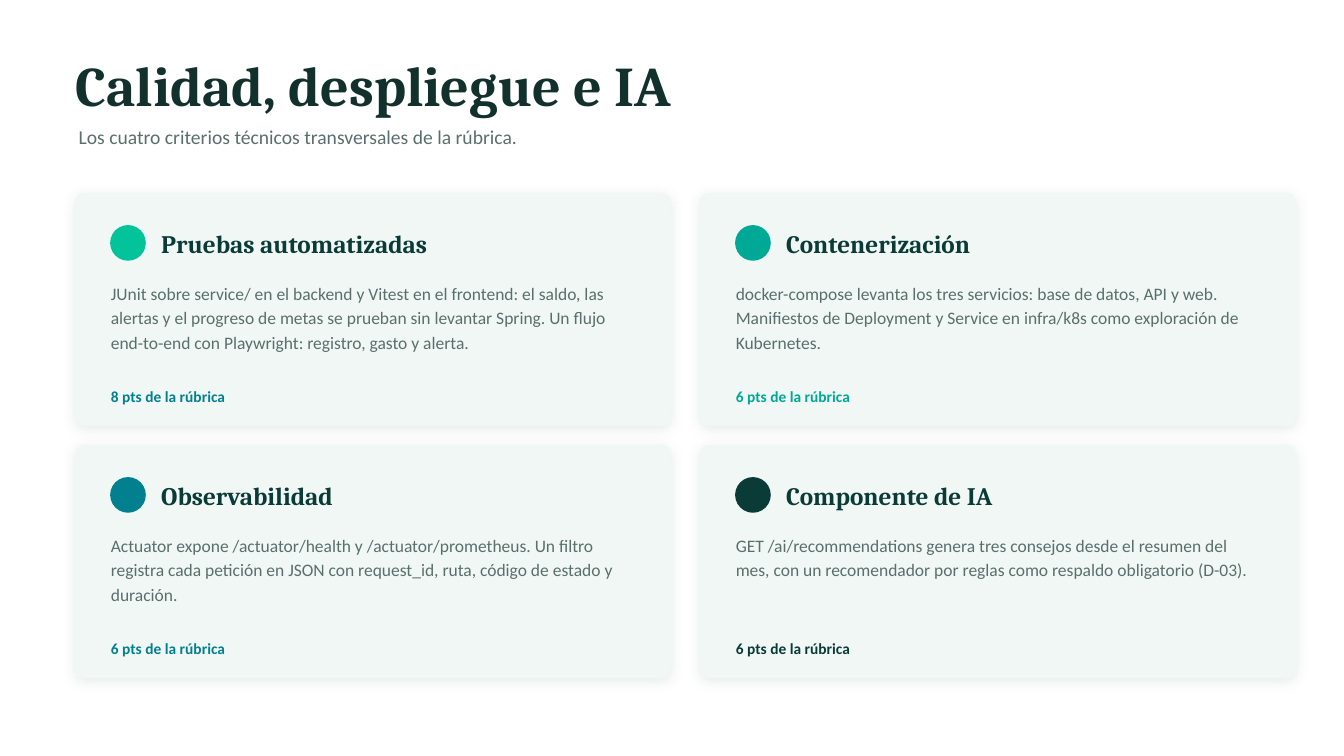
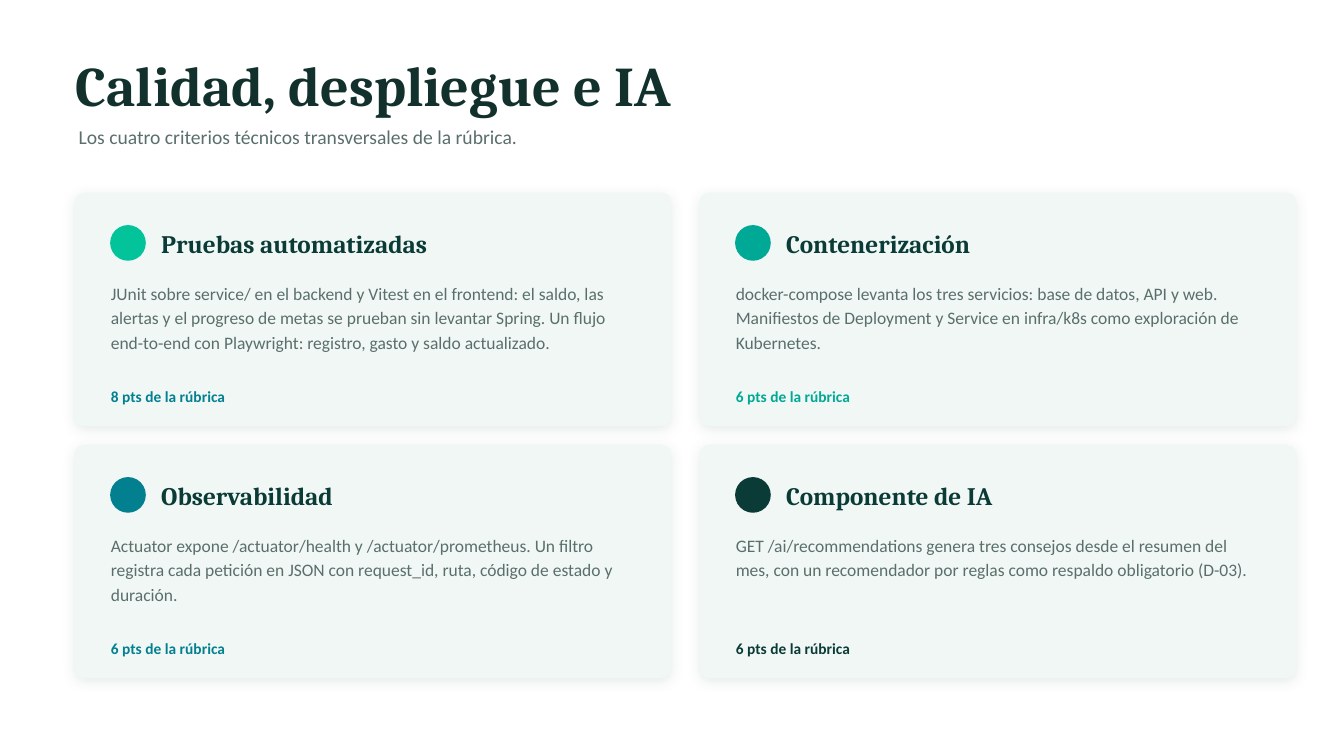
Before and after one commit to PipeDevGit/budgetwise, a slide deck: slide 4 of docs/filminas/BudgetWise-5-filminas.pptx. Drawn at 1344x756 pixels with LibreOffice and Linux fonts; fonts in the diff are those of the drawing. Boxes give left, top, right and bottom in pixels: in the first picture for what was removed or moved away, otherwise in the second. Text is boxed around its words. In the diff, an @@ line names an element or a change of style, - is before the commit and + after.

```diff
--- a/docs/filminas/BudgetWise-5-filminas.pptx
+++ b/docs/filminas/BudgetWise-5-filminas.pptx
@@ text at bbox=[111, 288, 606, 352]: text changed @@
-JUnit sobre service/ en el backend y Vitest en el frontend: el saldo, las alertas y el progreso de metas se prueban sin levantar Spring. Un flujo end-to-end con Playwright: registro, gasto y alerta.
+JUnit sobre service/ en el backend y Vitest en el frontend: el saldo, las alertas y el progreso de metas se prueban sin levantar Spring. Un flujo end-to-end con Playwright: registro, gasto y saldo actualizado.
```
Also in this commit, not shown: 1 other slide changed.
